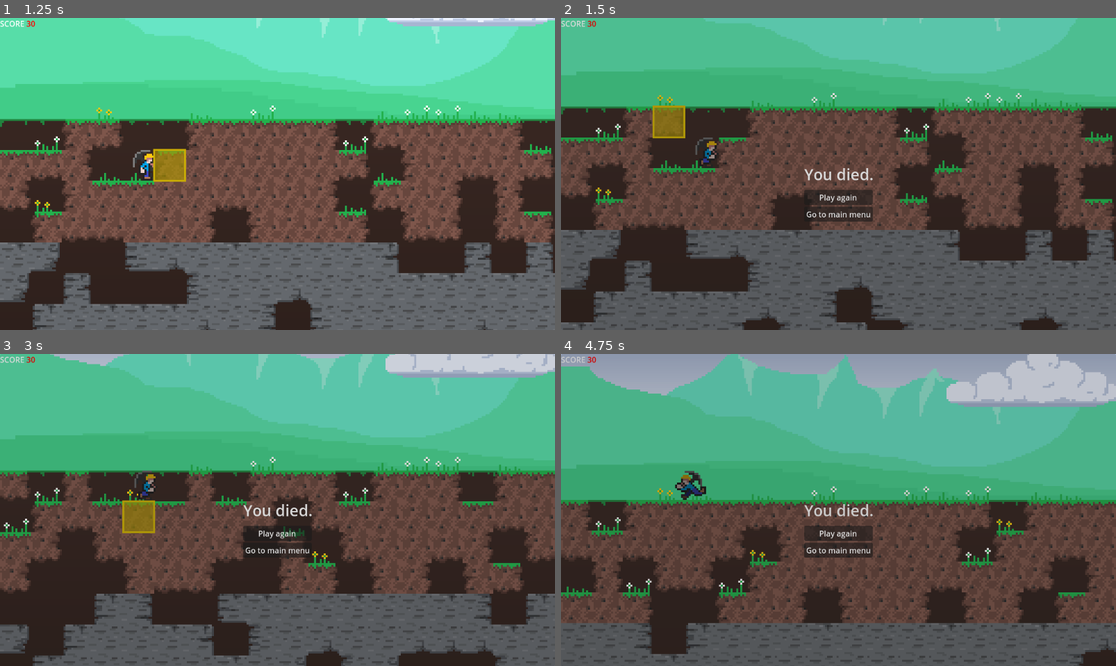
Above: before the commit, frames 1-4 (two rows, left to right).
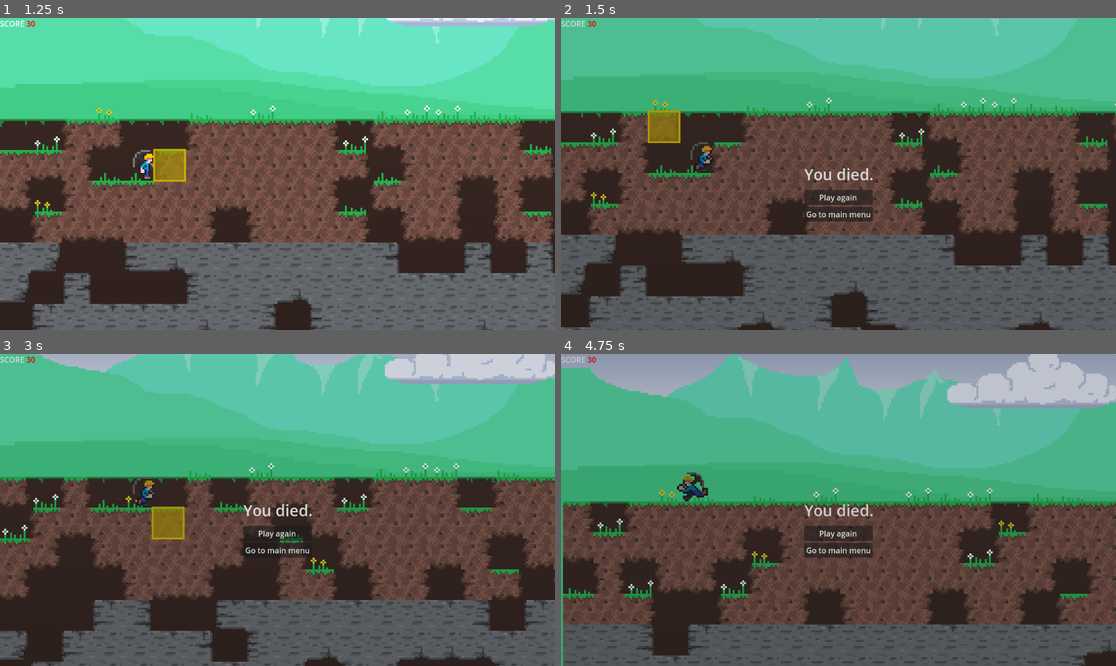
Above: after the commit, the same moments.

Repository: d-v-b/ld58
Game: Godot game, scene res://scenes/main_menu.tscn
Same seed, same stepped clock (60 frames per second), same inputs: the game is played once before the commit and once after it.
Inputs (mouse positions are in pixels of both pictures, inside the frame that each line leads up to):
- Up to frame 1 (1.25 s): click "Start" at 0.5 s
- Up to frame 2 (1.5 s): move the mouse to (577, 27) at 1.27 s; hold D (move_right) from 1.28 s (still down); tap X (action_die) at 1.35 s
- Up to frame 3 (3 s): tap Space (action_jump) at 1.52 s; release D (move_right) at 2 s; click "Play again" at 2 s; move the mouse to (166, 525) at 2.77 s; hold D (move_right) from 2.78 s (still down); tap X (action_die) at 2.85 s
- Up to frame 4 (4.75 s): tap Space (action_jump) at 3.02 s; release D (move_right) at 3.5 s; click "Play again" at 3.5 s; move the mouse to (894, 441) at 4.27 s; hold A (move_left) from 4.28 s (still down); tap F (action_mine) at 4.35 s; tap X (action_die) at 4.55 s

Frame 1 is identical in both runs. In frame 2, 18% of the frame differs, in the area x 0-100%, y 0-100%; in frame 3, 19%; in frame 4, 7.2%.

Commit message:
Add screen shake on death

Diff:
--- /dev/null
+++ b/Collector/scenes/camera_2d.gd
@@ -0,0 +1,28 @@
+extends Camera2D
+
+@export var SHAKE_SPEED: float = 300.0
+@export var SHAKE_STRENGTH: float = 150.0
+@export var SHAKE_DECAY_RATE: float = 10.0
+
+@onready var noise := FastNoiseLite.new()
+var noise_i: float = 0.0
+var strength_i: float = 0.0
+
+func _ready() -> void:
+	var rand := RandomNumberGenerator.new()
+	rand.randomize()
+	noise.seed = rand.randi()
+
+func _process(delta: float) -> void:
+	strength_i = lerp(strength_i, 0.0, SHAKE_DECAY_RATE * delta)
+	offset = get_noise_offset(delta, SHAKE_SPEED, strength_i)
+
+func get_noise_offset(delta: float, speed: float, strength: float) -> Vector2:
+	noise_i += delta * speed
+	return Vector2(
+		noise.get_noise_2d(1, noise_i) * strength,
+		noise.get_noise_2d(100, noise_i) * strength,
+	)
+
+func shake_screen(strength: float = SHAKE_STRENGTH):
+	strength_i = strength
--- a/Collector/scenes/game.tscn
+++ b/Collector/scenes/game.tscn
@@ -1,10 +1,11 @@
-[gd_scene load_steps=14 format=3 uid="uid://dsfm3h2mxl1hh"]
+[gd_scene load_steps=15 format=3 uid="uid://dsfm3h2mxl1hh"]
 
 [ext_resource type="Script" uid="uid://b7k8d2qq5wept" path="res://scripts/game.gd" id="1_qbsmt"]
 [ext_resource type="Texture2D" uid="uid://dxsqek77lhtb8" path="res://assets/texture_atlas_2.png" id="2_0tnpc"]
 [ext_resource type="PackedScene" uid="uid://cgohnh6jevo5g" path="res://scenes/player.tscn" id="2_cpr0p"]
 [ext_resource type="Script" uid="uid://upb4cf8v7m5a" path="res://scripts/world_tile.gd" id="3_vtaks"]
 [ext_resource type="PackedScene" uid="uid://bgh183yp2hi7y" path="res://scenes/hud.tscn" id="4_lbhrr"]
+[ext_resource type="Script" uid="uid://1cvln46xw26y" path="res://scenes/camera_2d.gd" id="5_gee14"]
 [ext_resource type="Texture2D" uid="uid://gbir15ew0fxx" path="res://assets/underground_background.png" id="12_dinhu"]
 [ext_resource type="PackedScene" uid="uid://d2oyp2jbjhicj" path="res://scenes/parallax_background.tscn" id="13_kvuet"]
 
@@ -134,6 +135,7 @@
 limit_right = 1408
 limit_bottom = 4096
 position_smoothing_enabled = true
+script = ExtResource("5_gee14")
 
 [node name="HUD" parent="." instance=ExtResource("4_lbhrr")]
 
--- a/Collector/scripts/player.gd
+++ b/Collector/scripts/player.gd
@@ -42,7 +42,6 @@
 		else:
 			movement_input(delta)
 
-
 		if Input.is_action_just_pressed("action_die"):
 			die()
 
@@ -74,13 +73,10 @@
 	elif mouse_pos.x > position.x:
 		direction = 1
 
-
-
-
-
 func die():
 	is_dead = true
 	died.emit()
+	$Camera2D.shake_screen()
 	%AnimationPlayer.play("player_death")
 
 func on_hit():
Not shown, added: Collector/scenes/camera_2d.gd.uid
